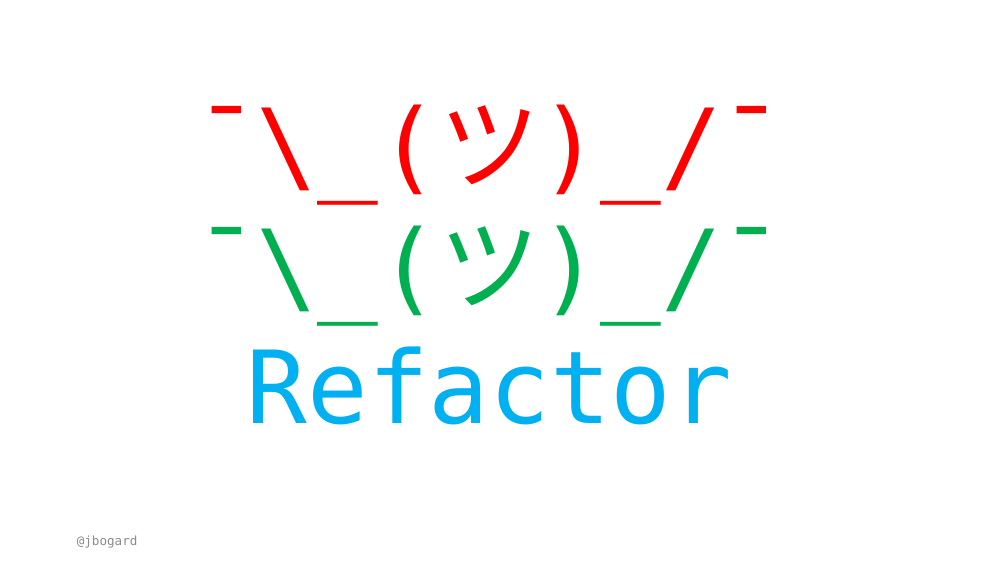
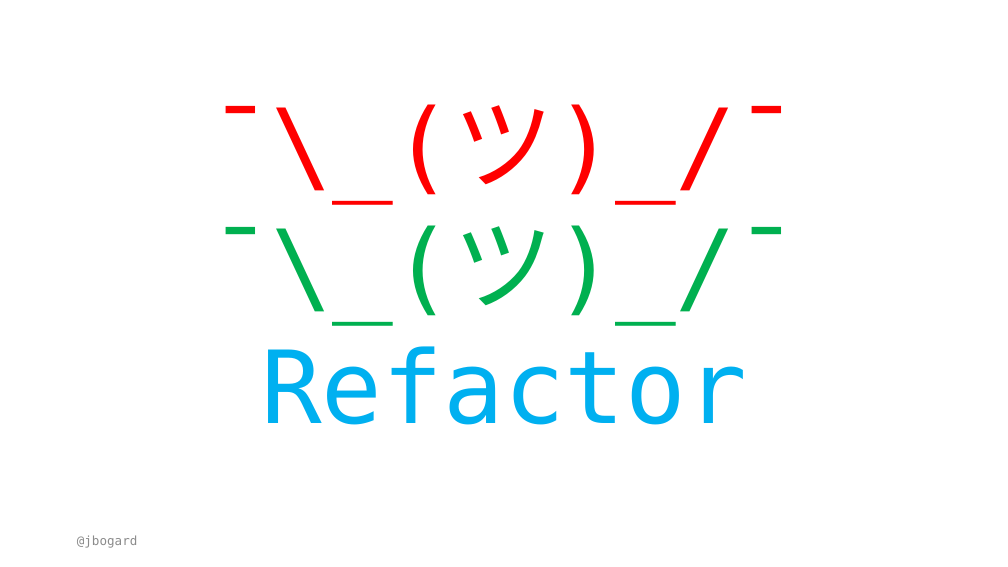
Before and after one commit to jbogard/presentations, a slide deck: slide 6 of DomainDrivenRefactoring/DomainDrivenRefactoring.pptx. Drawn at 1008x567 pixels with LibreOffice and Linux fonts; fonts in the diff are those of the drawing. Boxes give left, top, right and bottom in pixels: in the first picture for what was removed or moved away, otherwise in the second. Text is boxed around its words. In the diff, an @@ line names an element or a change of style, - is before the commit and + after.

```diff
--- a/DomainDrivenRefactoring/DomainDrivenRefactoring.pptx
+++ b/DomainDrivenRefactoring/DomainDrivenRefactoring.pptx
@@ text "¯\_(ツ)_/¯": place and size @@
-text "¯\_(ツ)_/¯" at [196, 104, 782, 425]
+text "¯\_(ツ)_/¯" at [211, 104, 797, 425]
```
Also in this commit, not shown: 1 other slide changed, 5 slides added, 4 other files.
